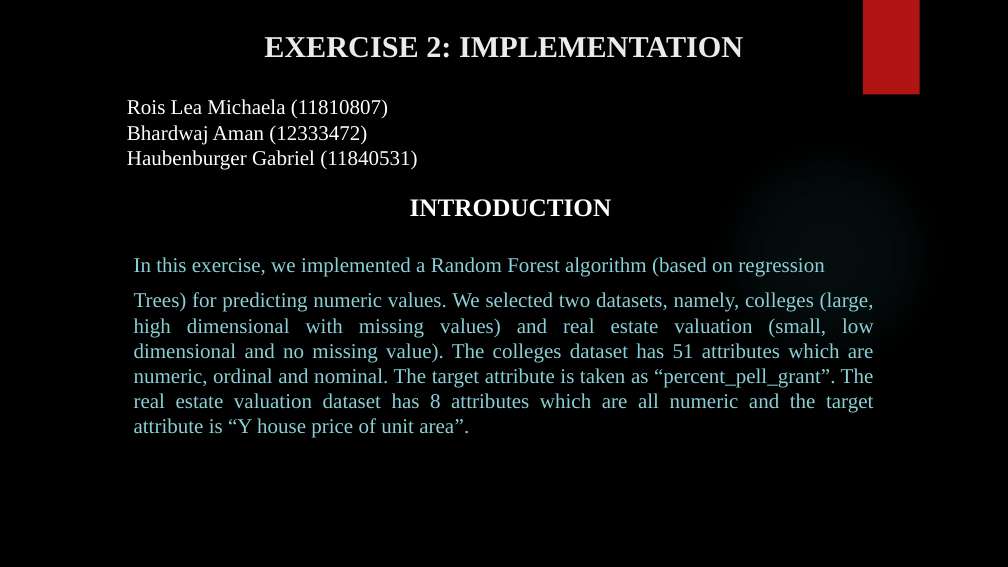
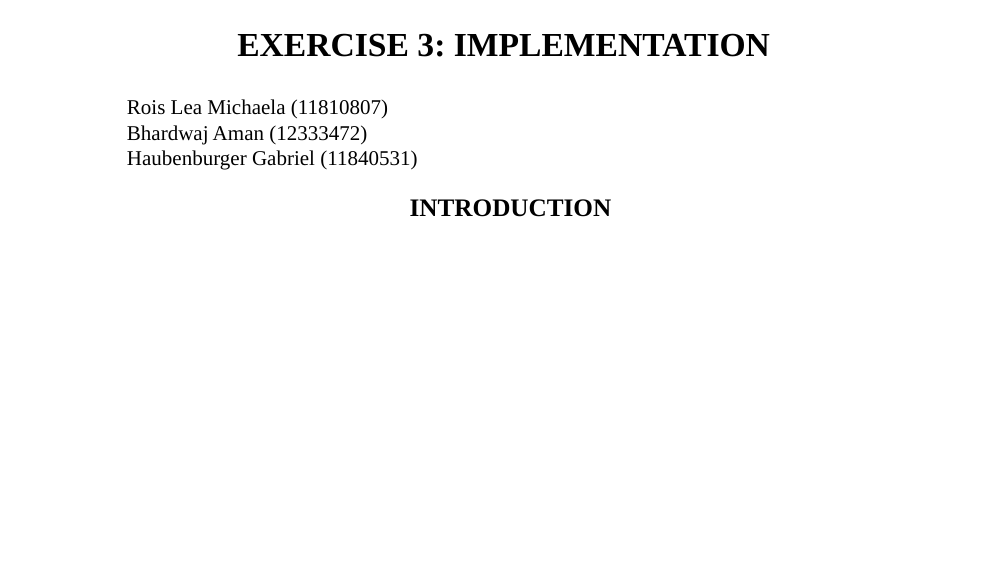
Before and after one commit to amanfc7/Machine-Learaning, a slide deck: slide 1 of ex3/TODO_presentation_ex_3.pptx. Drawn at 1008x567 pixels with LibreOffice and Linux fonts; fonts in the diff are those of the drawing; background and template pictures are left out. Boxes give left, top, right and bottom in pixels: in the first picture for what was removed or moved away, otherwise in the second. Text is boxed around its words. In the diff, an @@ line names an element or a change of style, - is before the commit and + after.

```diff
--- a/ex3/TODO_presentation_ex_3.pptx
+++ b/ex3/TODO_presentation_ex_3.pptx
@@ background picture (left out) to #FFFFFF @@
@@ rectangle removed at [863,0,920,95] @@
@@ title at [237,33,770,57]: text changed; size 28.8 to 32 pt; text colour #EBEBEB to #000000 @@
-EXERCISE 2: IMPLEMENTATION
+EXERCISE 3: IMPLEMENTATION
@@ text "Rois Lea Michaela (11810807)" at [127,99,417,170]: text colour #FFFFFF to #000000 @@
@@ ellipse removed at [712,138,944,371] @@
@@ text "INTRODUCTION" at [410,199,612,217]: text colour #FFFFFF to #000000 @@
@@ subtitle removed at [134,257,874,438] @@
-In this exercise, we implemented a Random Forest algorithm (based on regression
-Trees) for predicting numeric values. We selected two datasets, namely, colleges (large, high dimensional with missing values) and real estate valuation (small, low dimensional and no missing value). The colleges dataset has 51 attributes which are numeric, ordinal and nominal. The target attribute is taken as “percent_pell_grant”. The real estate valuation dataset has 8 attributes which are all numeric and the target attribute is “Y house price of unit area”.
```
Also in this commit, not shown: 2 slides added, 17 slides removed, 4 other files.
